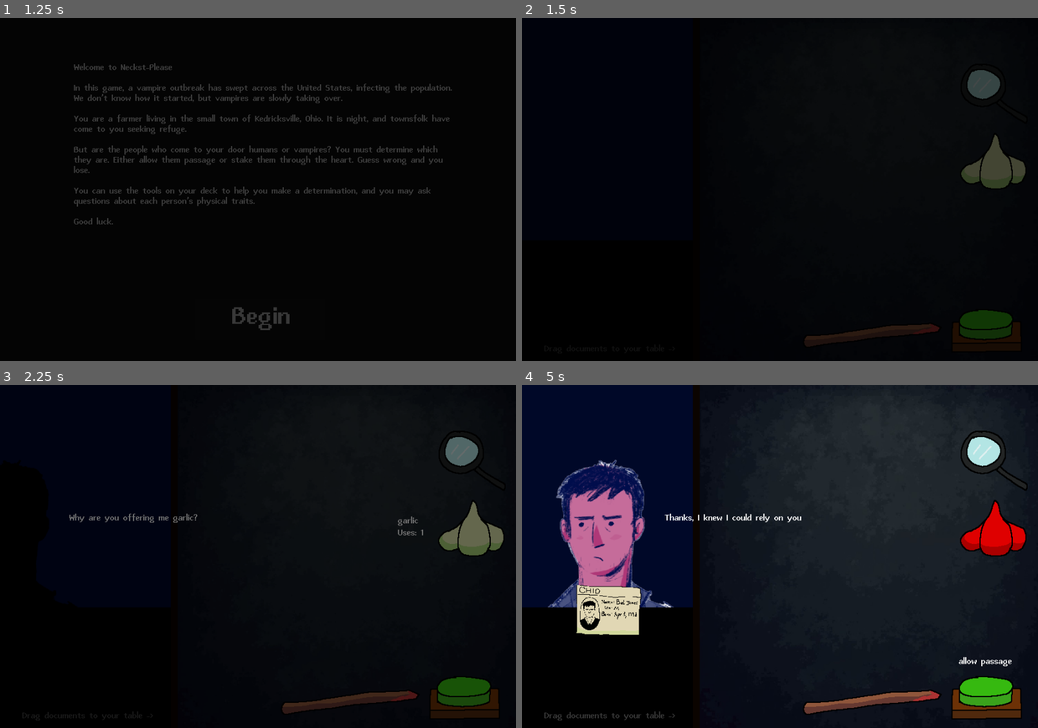
Above: before the commit, frames 1-4 (two rows, left to right).
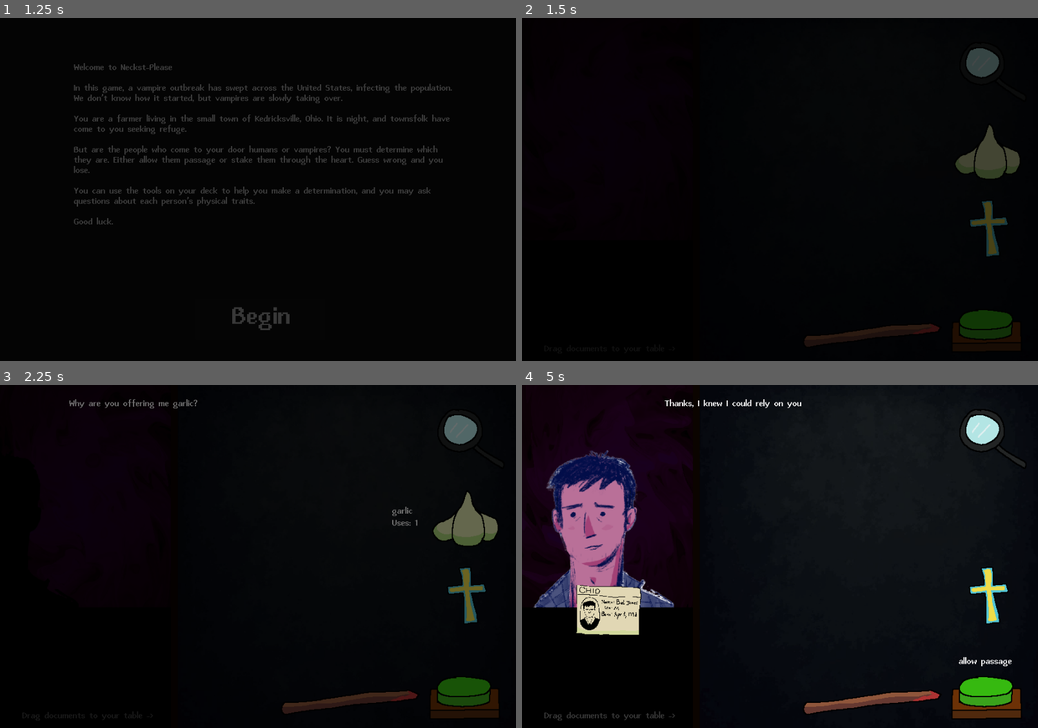
Above: after the commit, the same moments.

Repository: kedrickfudala/Neck-stPlease
Game: Godot game, scene res://assets/game container/game_container.tscn
The game is run twice, just before and just after one commit, with the same random seed, the same clock (stepped at 60 frames per second) and the same inputs. The engine's default icon, where the game draws it, is replaced by a stand-in: a white triangle on a blue panel in a dark square.
Inputs (mouse positions are in pixels of both pictures, inside the frame that each line leads up to):
- Up to frame 1 (1.25 s): click "Play" at 0.5 s
- Up to frame 2 (1.5 s): click "Begin" at 1.25 s
- Up to frame 3 (2.25 s): click "garlic Uses: 2" at 2 s
- Up to frame 4 (5 s): click "garlic Uses: 1" at 2.75 s; click (991, 525) at 3.5 s, where only the run before the commit has a clickable "garlic Uses: 0"; click "allow passage" at 4.25 s

Frame 1 is identical in both runs. In frame 2, 1.9% of the frame differs, in the area x 84-98%, y 8-70%; in frame 3, 2.5%; in frame 4, 17%, in the area x 0-98%, y 0-70%.

Commit message:
suspects change sprites based on responses, added second suspect

Diff:
--- a/assets/game container/game_container.gd
+++ b/assets/game container/game_container.gd
@@ -11,7 +11,6 @@
 	spawn_main_menu()
 	var blackout_tween = create_tween()
 	blackout_tween.tween_property($ColorRect, "modulate", Color(1,1,1,0), 5)
-	$AudioStreamPlayer2D.play()
 
 func spawn_main_menu():
 	var main_menu_inst = main_menu_scene.instantiate()
@@ -29,5 +28,6 @@
 	add_child(room_inst)
 
 func spawn_game_over_menu():
+	get_tree().paused = true
 	var game_over_menu_inst = game_over_menu_scene.instantiate()
 	add_child(game_over_menu_inst)
--- a/assets/interior/interrogation_room.gd
+++ b/assets/interior/interrogation_room.gd
@@ -6,7 +6,7 @@
 
 @onready var mag_glass : bool = false
 
-@onready var suspects = [preload("res://assets/suspects/suspect1/suspect_1.tscn")]
+@onready var suspects = [preload("res://assets/suspects/suspect1/suspect_1.tscn"), preload("res://assets/suspects/suspect2/suspect_2.tscn")]
 
 func _ready() -> void:
 	next_suspect()
@@ -18,13 +18,17 @@
 
 func spawn_suspect(index : int):
 	var suspect_inst = suspects[index].instantiate()
-	suspect_inst.global_position = Vector2(-200,475)
+	suspect_inst.global_position = Vector2(-200,275)
 	add_child(suspect_inst)
 	current_suspect = suspect_inst
 
 func garlic_pressed():
 	if current_suspect:
 		current_suspect.ask_garlic()
+
+func cross_pressed():
+	if current_suspect:
+		current_suspect.ask_cross()
 
 func green_button_pressed():
 	if current_suspect and !current_suspect.is_vampire:
--- a/assets/interior/interrogation_room.tscn
+++ b/assets/interior/interrogation_room.tscn
@@ -1,57 +1,99 @@
-[gd_scene load_steps=7 format=3 uid="uid://5wmpmkmkrwit"]
+[gd_scene load_steps=10 format=3 uid="uid://5wmpmkmkrwit"]
 
 [ext_resource type="Script" path="res://assets/interior/interrogation_room.gd" id="1_ouyoa"]
+[ext_resource type="Shader" path="res://assets/resources/paint_mix.gdshader" id="2_5ob8h"]
 [ext_resource type="Texture2D" uid="uid://c0aj2ccr0ns2j" path="res://assets/interior/8d2236e7-476c-4467-b137-bfc36a564ebc.jpg" id="2_wgbdg"]
 [ext_resource type="PackedScene" uid="uid://e3y1lsymtrw8" path="res://assets/tools/garlic/garlic.tscn" id="3_ogv08"]
 [ext_resource type="PackedScene" uid="uid://d1djvx34lb23g" path="res://assets/tools/green button/green_button.tscn" id="4_3het6"]
 [ext_resource type="PackedScene" uid="uid://weyekqshii8q" path="res://assets/tools/stake/stake.tscn" id="4_45fqt"]
 [ext_resource type="PackedScene" uid="uid://brk1jqax3kafs" path="res://assets/tools/mag glass/mag_glass.tscn" id="5_b62qn"]
+[ext_resource type="PackedScene" uid="uid://c23dphnh15yff" path="res://assets/tools/cross/cross.tscn" id="8_gyg81"]
+
+[sub_resource type="ShaderMaterial" id="ShaderMaterial_hqglm"]
+shader = ExtResource("2_5ob8h")
+shader_parameter/polar_coordinates = false
+shader_parameter/polar_center = Vector2(0.5, 0.5)
+shader_parameter/polar_zoom = 1.0
+shader_parameter/polar_repeat = 1.0
+shader_parameter/spin_rotation = null
+shader_parameter/spin_speed = 12.69
+shader_parameter/offset = Vector2(0, 0)
+shader_parameter/colour_1 = Color(0, 0, 0, 1)
+shader_parameter/colour_2 = Color(0.14547, 9.18816e-05, 0.199405, 1)
+shader_parameter/colour_3 = Color(0.162651, 8.12206e-08, 0.0801295, 1)
+shader_parameter/contrast = 0.845
+shader_parameter/spin_amount = 0.125
+shader_parameter/pixel_filter = 700.0
 
 [node name="InterrogationRoom" type="Node2D"]
 script = ExtResource("1_ouyoa")
 
-[node name="ColorRect" type="ColorRect" parent="."]
+[node name="Control" type="Control" parent="."]
+z_as_relative = false
+layout_mode = 3
+anchors_preset = 0
+offset_right = 40.0
+offset_bottom = 40.0
+
+[node name="ColorRect" type="ColorRect" parent="Control"]
+z_as_relative = false
+material = SubResource("ShaderMaterial_hqglm")
+layout_mode = 0
 offset_right = 300.0
-offset_bottom = 404.0
+offset_bottom = 389.0
 mouse_filter = 2
-color = Color(0, 0.0313726, 0.156863, 1)
 
-[node name="ColorRect2" type="ColorRect" parent="."]
+[node name="ColorRect2" type="ColorRect" parent="Control"]
 z_index = 5
+layout_mode = 0
 offset_left = 298.0
 offset_right = 900.0
 offset_bottom = 600.0
 mouse_filter = 2
 color = Color(0.158756, 0.086135, 0.113207, 1)
 
-[node name="ColorRect3" type="ColorRect" parent="."]
+[node name="ColorRect3" type="ColorRect" parent="Control"]
 z_index = 5
+layout_mode = 0
 offset_top = 389.0
 offset_right = 900.0
 offset_bottom = 600.0
 mouse_filter = 2
 color = Color(0, 0, 0, 1)
 
-[node name="Sprite2D" type="Sprite2D" parent="."]
+[node name="Sprite2D" type="Sprite2D" parent="Control"]
+modulate = Color(0.572988, 0.572988, 0.572988, 1)
 z_index = 6
 z_as_relative = false
-position = Vector2(612, 316)
-scale = Vector2(0.6, 0.618359)
+position = Vector2(602.4, 316)
+scale = Vector2(0.58125, 0.618359)
 texture = ExtResource("2_wgbdg")
 
-[node name="ColorRect4" type="ColorRect" parent="."]
+[node name="ColorRect4" type="ColorRect" parent="Control"]
 z_index = 6
+layout_mode = 0
 offset_left = 298.0
 offset_right = 310.0
 offset_bottom = 600.0
 mouse_filter = 2
 color = Color(0.045885, 0.0149926, 9.02452e-09, 1)
 
+[node name="Label" type="Label" parent="Control"]
+modulate = Color(0.226707, 0.226707, 0.226707, 1)
+z_index = 7
+z_as_relative = false
+layout_mode = 0
+offset_left = 38.0
+offset_top = 571.0
+offset_right = 267.0
+offset_bottom = 624.0
+text = "Drag documents to your table ->"
+
 [node name="Garlic" parent="." instance=ExtResource("3_ogv08")]
-offset_left = 759.0
-offset_top = 182.0
-offset_right = 887.0
-offset_bottom = 310.0
+offset_left = 749.0
+offset_top = 165.0
+offset_right = 877.0
+offset_bottom = 293.0
 
 [node name="GreenButton" parent="." instance=ExtResource("4_3het6")]
 offset_left = 746.0
@@ -66,17 +108,13 @@
 offset_bottom = 661.0
 
 [node name="MagGlass" parent="." instance=ExtResource("5_b62qn")]
-offset_left = 757.0
-offset_top = 72.0
-offset_right = 885.0
-offset_bottom = 200.0
+offset_left = 755.0
+offset_top = 34.0
+offset_right = 883.0
+offset_bottom = 162.0
 
-[node name="Label" type="Label" parent="."]
-modulate = Color(0.226707, 0.226707, 0.226707, 1)
-z_index = 7
-z_as_relative = false
-offset_left = 38.0
-offset_top = 571.0
-offset_right = 267.0
-offset_bottom = 624.0
-text = "Drag documents to your table ->"
+[node name="cross" parent="." instance=ExtResource("8_gyg81")]
+offset_left = 753.0
+offset_top = 303.0
+offset_right = 881.0
+offset_bottom = 431.0
--- a/assets/menus/game_over_menu.tscn
+++ b/assets/menus/game_over_menu.tscn
@@ -1,6 +1,7 @@
 [gd_scene format=3 uid="uid://blcla3hv63mrv"]
 
 [node name="GameOverMenu" type="CanvasLayer"]
+process_mode = 2
 
 [node name="ColorRect" type="ColorRect" parent="."]
 offset_left = -30.0
@@ -10,10 +11,10 @@
 color = Color(0.122252, 0.122252, 0.122252, 1)
 
 [node name="Label" type="Label" parent="."]
-offset_left = 217.0
-offset_top = 211.0
-offset_right = 664.0
-offset_bottom = 410.0
+offset_left = 231.0
+offset_top = 213.0
+offset_right = 678.0
+offset_bottom = 412.0
 theme_override_font_sizes/font_size = 51
 text = "you guessed wrong!
 game over!"
--- /dev/null
+++ b/assets/resources/paint_mix.gdshader
@@ -0,0 +1,71 @@
+shader_type canvas_item;
+//I DONT OWN THIS i just took it directly from balatros source code teehee
+//and then converted it into godots shader language myself
+//shoutouts localthunk, buy balatro
+
+uniform bool polar_coordinates = false;  //cool polar coordinates effect
+uniform vec2 polar_center = vec2(0.5);
+uniform float polar_zoom = 1.;
+uniform float polar_repeat = 1.;
+
+uniform highp float spin_rotation;
+uniform highp float spin_speed = 1;
+uniform highp vec2 offset = vec2(0., 0.);
+uniform highp vec4 colour_1 : source_color;
+uniform highp vec4 colour_2 : source_color;
+uniform highp vec4 colour_3 : source_color;
+uniform highp float contrast = 2.;
+uniform highp float spin_amount = 0.36;
+uniform highp float pixel_filter = 700.;
+#define SPIN_EASE 1.0
+
+
+vec4 effect(vec2 screenSize, vec2 screen_coords){
+	//Convert to UV coords (0-1) and floor for pixel effect
+	highp float pixel_size = length(screenSize.xy) / pixel_filter;
+    highp vec2 uv = (floor(screen_coords.xy*(1./pixel_size))*pixel_size - 0.5*screenSize.xy)/length(screenSize.xy) - offset;
+    highp float uv_len = length(uv);
+
+	//Adding in a center swirl, changes with time. Only applies meaningfully if the 'spin amount' is a non-zero number
+    highp float speed = (spin_rotation*SPIN_EASE*0.2) + 302.2;
+    highp float new_pixel_angle = (atan(uv.y, uv.x)) + speed - SPIN_EASE*20.*(1.*spin_amount*uv_len + (1. - 1.*spin_amount));
+    highp vec2 mid = (screenSize.xy/length(screenSize.xy))/2.;
+    uv = (vec2((uv_len * cos(new_pixel_angle) + mid.x), (uv_len * sin(new_pixel_angle) + mid.y)) - mid);
+
+	//Now add the paint effect to the swirled UV
+    uv *= 30.;
+    speed = TIME*(spin_speed);
+	highp vec2 uv2 = vec2(uv.x+uv.y);
+
+	for(int i=0; i < 5; i++) {
+		uv2 += sin(max(uv.x, uv.y)) + uv;
+		uv  += 0.5*vec2(cos(5.1123314 + 0.353*uv2.y + speed*0.131121),sin(uv2.x - 0.113*speed));
+		uv  -= 1.0*cos(uv.x + uv.y) - 1.0*sin(uv.x*0.711 - uv.y);
+	}
+
+	//Make the paint amount range from 0 - 2
+    highp float contrast_mod = (0.25*contrast + 0.5*spin_amount + 1.2);
+	highp float paint_res = min(2., max(0.,length(uv)*(0.035)*contrast_mod));
+    highp float c1p = max(0.,1. - contrast_mod*abs(1.-paint_res));
+    highp float c2p = max(0.,1. - contrast_mod*abs(paint_res));
+    highp float c3p = 1. - min(1., c1p + c2p);
+
+
+	highp vec4 ret_col = (0.3/contrast)*colour_1 + (1. - 0.3/contrast)*(colour_1*c1p + colour_2*c2p + vec4(c3p*colour_3.rgb, c3p*colour_1.a));
+	return ret_col;
+}
+
+vec2 polar_coords(vec2 uv, vec2 center, float zoom, float repeat){
+	vec2 dir = uv - center;
+	float radius = length(dir) * 2.0;
+	float angle = atan(dir.y , dir.x) * 1.0 / (PI * 2.0);
+	return mod(vec2(radius * zoom, angle * repeat), 1.0);
+}
+
+void fragment() {
+	vec2 polarCoords = UV;
+	if (polar_coordinates){
+		polarCoords = polar_coords(UV.xy, polar_center, polar_zoom, polar_repeat);
+	}
+	COLOR *= effect(TEXTURE_PIXEL_SIZE, polarCoords);
+}
--- a/assets/suspects/suspect1/bob_jones_dl.tscn
+++ b/assets/suspects/suspect1/bob_jones_dl.tscn
@@ -1,7 +1,7 @@
 [gd_scene load_steps=5 format=3 uid="uid://dewf3afuq2b86"]
 
 [ext_resource type="PackedScene" uid="uid://dak0ue81wktnh" path="res://assets/documents/document_template.tscn" id="1_fpb2o"]
-[ext_resource type="Texture2D" uid="uid://c2tdmx8mj28p" path="res://assets/suspects/suspect1/bobjonesdl.png" id="2_hjhea"]
+[ext_resource type="Texture2D" uid="uid://c2tdmx8mj28p" path="res://assets/suspects/suspect1/sprites/bobjonesdl.png" id="2_hjhea"]
 [ext_resource type="Script" path="res://assets/suspects/suspect1/bob_jones_dl.gd" id="2_qrg8x"]
 
 [sub_resource type="RectangleShape2D" id="RectangleShape2D_owdep"]
--- a/assets/suspects/suspect1/suspect_1.tscn
+++ b/assets/suspects/suspect1/suspect_1.tscn
@@ -1,8 +1,11 @@
-[gd_scene load_steps=4 format=3 uid="uid://4fu7uski5qm1"]
+[gd_scene load_steps=7 format=3 uid="uid://4fu7uski5qm1"]
 
 [ext_resource type="PackedScene" uid="uid://bpnj5hy1hs5y" path="res://assets/suspects/suspect_template.tscn" id="1_qt570"]
-[ext_resource type="Texture2D" uid="uid://b1ilg68q271kv" path="res://assets/suspects/suspect1/idle_animation_sheet.png" id="2_ckgfo"]
 [ext_resource type="PackedScene" uid="uid://dewf3afuq2b86" path="res://assets/suspects/suspect1/bob_jones_dl.tscn" id="2_xxsgj"]
+[ext_resource type="Texture2D" uid="uid://cruqyism8o4ha" path="res://assets/suspects/suspect1/sprites/idle1.png" id="3_bd1n6"]
+[ext_resource type="Texture2D" uid="uid://tw2klu4r0la6" path="res://assets/suspects/suspect1/sprites/garlic1.png" id="4_qu5pm"]
+[ext_resource type="Texture2D" uid="uid://ctkyet1guyf41" path="res://assets/suspects/suspect1/sprites/accept5.png" id="5_2nyxq"]
+[ext_resource type="Texture2D" uid="uid://b8xg7ufft6uxg" path="res://assets/suspects/suspect1/sprites/speak1.png" id="6_7yaj2"]
 
 [node name="Suspect1" instance=ExtResource("1_qt570")]
 entrance_text = "Hey, could you let me in?
@@ -14,12 +17,16 @@
 name_response = "Yep, thats my name"
 birth_response = "Born and raised here in Kedricksville"
 documents = Array[PackedScene]([ExtResource("2_xxsgj")])
+entrance_expr = ExtResource("6_7yaj2")
+idle_expr = ExtResource("3_bd1n6")
+garlic_expr = ExtResource("4_qu5pm")
+cross_expr = ExtResource("5_2nyxq")
+name_expr = ExtResource("6_7yaj2")
+birth_expr = ExtResource("5_2nyxq")
+allow_expr = ExtResource("5_2nyxq")
 
 [node name="Sprite2D" parent="." index="0"]
-position = Vector2(0, -183)
-scale = Vector2(0.6, 0.6)
-texture = ExtResource("2_ckgfo")
-hframes = 7
+texture = ExtResource("3_bd1n6")
 
 [node name="Label" parent="." index="1"]
 offset_left = 108.0
--- a/assets/suspects/suspect2/suspect_2.tscn
+++ b/assets/suspects/suspect2/suspect_2.tscn
@@ -1,6 +1,31 @@
-[gd_scene load_steps=2 format=3 uid="uid://3621qxrdgwct"]
+[gd_scene load_steps=7 format=3 uid="uid://3621qxrdgwct"]
 
 [ext_resource type="PackedScene" uid="uid://bpnj5hy1hs5y" path="res://assets/suspects/suspect_template.tscn" id="1_fc6bn"]
+[ext_resource type="Texture2D" uid="uid://jwa4fwh0v2it" path="res://assets/suspects/suspect2/sprites/irritated.png" id="2_cstru"]
+[ext_resource type="Texture2D" uid="uid://duo4bcnr36eqe" path="res://assets/suspects/suspect2/sprites/speak.png" id="2_tjnsi"]
+[ext_resource type="Texture2D" uid="uid://8x7dl3632fcu" path="res://assets/suspects/suspect2/sprites/live.png" id="3_3l12g"]
+[ext_resource type="Texture2D" uid="uid://dera1ack5k1mj" path="res://assets/suspects/suspect2/sprites/angry.png" id="4_yrwhq"]
+[ext_resource type="Texture2D" uid="uid://by0ml6x1ygibj" path="res://assets/suspects/suspect2/sprites/nervous.png" id="5_q6x4v"]
 
 [node name="Suspect 2" instance=ExtResource("1_fc6bn")]
 is_vampire = true
+entrance_text = "Greetings, my friend.
+Would you be so kind as to
+let me in at this hour?"
+garlic_response = "Oh such a disgusting thing.
+Keep it away from me!"
+allow_response = "My bloodiest thanks."
+name_response = "That's Count Vlad Țepeș to you.
+"
+birth_response = "Ah, that’s a…typo.
+I was born in 1967, not 1867."
+entrance_expr = ExtResource("2_tjnsi")
+idle_expr = ExtResource("2_cstru")
+garlic_expr = ExtResource("4_yrwhq")
+cross_expr = ExtResource("5_q6x4v")
+name_expr = ExtResource("2_tjnsi")
+birth_expr = ExtResource("5_q6x4v")
+allow_expr = ExtResource("3_3l12g")
+
+[node name="Sprite2D" parent="." index="0"]
+texture = ExtResource("2_cstru")
--- a/assets/suspects/suspect_template.gd
+++ b/assets/suspects/suspect_template.gd
@@ -10,15 +10,28 @@
 @export_multiline var name_response : String
 @export_multiline var birth_response : String
 
+@export_multiline var teeth_reponse : String
+@export_multiline var stain_reponse : String
+@export_multiline var eyes_reponse : String
+
+@export var documents : Array[PackedScene] = []
+
+@export var entrance_expr : Texture
+@export var idle_expr : Texture
+@export var garlic_expr : Texture
+@export var cross_expr : Texture
+@export var name_expr : Texture
+@export var birth_expr : Texture
+@export var allow_expr : Texture
+@export var staked_expr : Texture
+
 @onready var allowed : bool = false
 @onready var staked : bool = false
-
-@export var documents : Array[PackedScene] = []
 
 func _ready():
 	$Sprite2D.modulate = Color(0,0,0)
 	$Label.text = str("")
-	#spawn_documents()
+	$Sprite2D.texture = entrance_expr
 	var move_tween = create_tween()
 	move_tween.tween_property(self, "global_position", Vector2(140, global_position.y), 1.5)
 	await move_tween.finished
@@ -29,29 +42,35 @@
 	$Label.text = entrance_text
 	spawn_documents()
 
-func ask_garlic(): #overload this
+func ask_garlic():
 	$Label.text = garlic_response
+	$Sprite2D.texture = garlic_expr
 	$Timer.start()
 
 func ask_cross():
 	$Label.text = cross_response
+	$Sprite2D.texture = cross_expr
 	$Timer.start()
 
 func ask_name():
 	$Label.text = name_response
+	$Sprite2D.texture = name_expr
 	$Timer.start()
 
 func ask_birth():
 	$Label.text = birth_response
+	$Sprite2D.texture = birth_expr
 	$Timer.start()
 
 func allow():
 	$Label.text = allow_response
+	$Sprite2D.texture = allow_expr
 	allowed = true
 	$Timer.start()
 
 func stake():
 	$Label.text = staked_response
+	$Sprite2D.texture = staked_expr
 	staked = true
 	$Timer.start()
 
@@ -71,5 +90,8 @@
 		await move_tween.finished
 		get_parent().next_suspect()
 		self.queue_free()
-	if staked:
-		pass
+	elif staked:
+		for child in $Documents.get_children():
+			$Documents.remove_child(child)
+	else:
+		$Sprite2D.texture = idle_expr
--- a/assets/suspects/suspect_template.tscn
+++ b/assets/suspects/suspect_template.tscn
@@ -4,10 +4,12 @@
 [ext_resource type="Texture2D" uid="uid://4mlhoaqfla6c" path="res://icon.svg" id="2_y2kkg"]
 
 [node name="SuspectTemplate" type="Node2D"]
-z_index = 1
+z_index = 2
+z_as_relative = false
 script = ExtResource("1_vmtnb")
 
 [node name="Sprite2D" type="Sprite2D" parent="."]
+scale = Vector2(0.6, 0.6)
 texture = ExtResource("2_y2kkg")
 
 [node name="Label" type="Label" parent="."]
--- /dev/null
+++ b/assets/tools/cross/cross.gd
@@ -0,0 +1,18 @@
+extends TextureButton
+
+@onready var hovered : bool = false
+
+func _physics_process(delta: float) -> void:
+	$Label.text = str("holy cross")
+	$Label.text += str("\nUses: 1 ")
+	$Label.visible = hovered
+
+func _on_pressed() -> void:
+	get_parent().cross_pressed()
+	self.queue_free()
+
+func _on_mouse_entered() -> void:
+	hovered = true
+
+func _on_mouse_exited() -> void:
+	hovered = false
--- /dev/null
+++ b/assets/tools/cross/cross.tscn
@@ -0,0 +1,24 @@
+[gd_scene load_steps=3 format=3 uid="uid://c23dphnh15yff"]
+
+[ext_resource type="Texture2D" uid="uid://c5t4tn3k3n40e" path="res://assets/tools/cross/cross.png" id="1_j5ssm"]
+[ext_resource type="Script" path="res://assets/tools/cross/cross.gd" id="2_65gc5"]
+
+[node name="cross" type="TextureButton"]
+z_index = 10
+offset_right = 40.0
+offset_bottom = 40.0
+texture_normal = ExtResource("1_j5ssm")
+script = ExtResource("2_65gc5")
+
+[node name="Label" type="Label" parent="."]
+layout_mode = 0
+offset_left = -37.0
+offset_top = 51.0
+offset_right = 70.0
+offset_bottom = 90.0
+text = "cross
+uses: 1"
+
+[connection signal="mouse_entered" from="." to="." method="_on_mouse_entered"]
+[connection signal="mouse_exited" from="." to="." method="_on_mouse_exited"]
+[connection signal="pressed" from="." to="." method="_on_pressed"]
--- a/assets/tools/garlic/garlic.gd
+++ b/assets/tools/garlic/garlic.gd
@@ -8,15 +8,16 @@
 	$Label.text = str("garlic")
 	$Label.text += str("\nUses: ") + str(uses)
 	$Label.visible = hovered
-	if uses > 0:
-		modulate = Color(1,1,1)
-	else:
-		modulate = Color(1,0,0)
+	#if uses > 0:
+		#modulate = Color(1,1,1)
+	#else:
+		#modulate = Color(1,0,0)
 
 func _on_pressed() -> void:
-	if uses > 0:
-		get_parent().garlic_pressed()
-		uses -= 1
+	get_parent().garlic_pressed()
+	uses -= 1
+	if uses <= 0:
+		self.queue_free()
 
 func _on_mouse_entered() -> void:
 	hovered = true
--- a/project.godot
+++ b/project.godot
@@ -23,7 +23,7 @@
 
 [gui]
 
-theme/custom_font="res://assets/documents/Abaddon Bold.ttf"
+theme/custom_font="res://assets/resources/Abaddon Bold.ttf"
 
 [input]
 
Not shown, changed: README.txt
Renamed: assets/documents/Abaddon Bold.ttf -> assets/resources/Abaddon Bold.ttf
Not shown, changed: assets/resources/Abaddon Bold.ttf.import
Binary file removed: assets/suspects/suspect1/idle_animation_sheet.png
Binary file added: assets/suspects/suspect1/sprites/accept5.png
Not shown, changed: assets/suspects/suspect1/sprites/accept5.png.import
Renamed: assets/suspects/suspect1/bobjonesdl.png -> assets/suspects/suspect1/sprites/bobjonesdl.png
Not shown, added: assets/suspects/suspect1/sprites/bobjonesdl.png.import
Binary file added: assets/suspects/suspect1/sprites/garlic1.png
Not shown, added: assets/suspects/suspect1/sprites/garlic1.png.import
Binary file added: assets/suspects/suspect1/sprites/idle1.png
Not shown, added: assets/suspects/suspect1/sprites/idle1.png.import
(and 14 more such lines)
